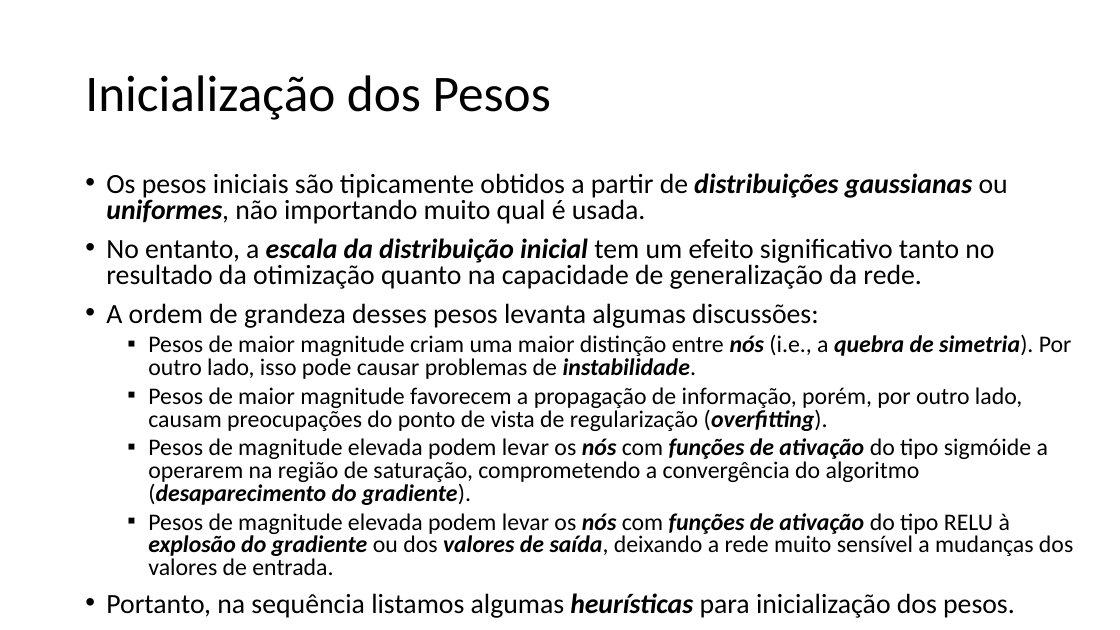
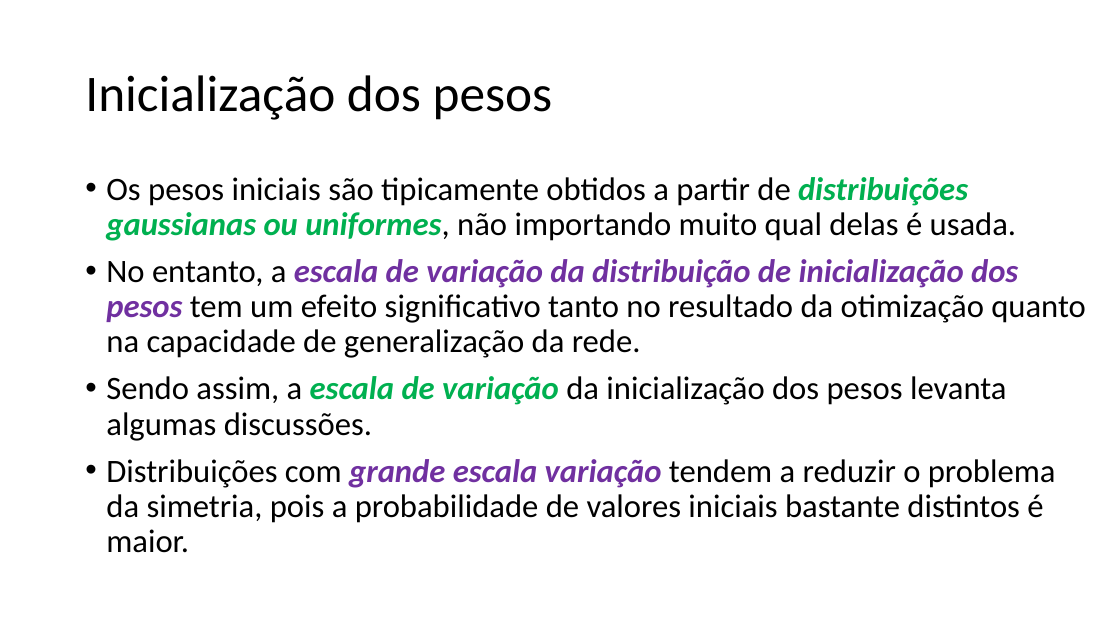
Before and after one commit to zz4fap/t320_aprendizado_de_maquina, a slide deck: slide 16 of slides/T320_Redes_Neurais_Artificiais (Parte IV).pptx (slide 18 before the commit). Drawn at 1120x630 pixels with LibreOffice and Linux fonts; fonts in the diff are those of the drawing. Boxes give left, top, right and bottom in pixels: in the first picture for what was removed or moved away, otherwise in the second. Text is boxed around its words. In the diff, an @@ line names an element or a change of style, - is before the commit and + after.

Commit message:
update of slides

```diff
--- a/slides/T320_Redes_Neurais_Artificiais (Parte IV).pptx
+++ b/slides/T320_Redes_Neurais_Artificiais (Parte IV).pptx
@@ title at [85, 75, 553, 120]: text changed @@
-Inicialização dos Pesos
+Inicialização dos pesos
@@ text at [106, 177, 1086, 553]: text changed; size 20.4 to 28 pt @@
-• Os pesos iniciais são tipicamente obtidos a partir de distribuições gaussianas ou uniformes, não importando muito qual é usada.
-• No entanto, a escala da distribuição inicial tem um efeito significativo tanto no resultado da otimização quanto na capacidade de generalização da rede.
-• A ordem de grandeza desses pesos levanta algumas discussões:
-  ▪ Pesos de maior magnitude criam uma maior distinção entre nós (i.e., a quebra de simetria). Por outro lado, isso pode causar problemas de instabilidade.
-  ▪ Pesos de maior magnitude favorecem a propagação de informação, porém, por outro lado, causam preocupações do ponto de vista de regularização (overfitting).
-  ▪ Pesos de magnitude elevada podem levar os nós com funções de ativação do tipo sigmóide a operarem na região de saturação, comprometendo a convergência do algoritmo (desaparecimento do gradiente).
-  ▪ Pesos de magnitude elevada podem levar os nós com funções de ativação do tipo RELU à explosão do gradiente ou dos valores de saída, deixando a rede muito sensível a mudanças dos valores de entrada.
-• Portanto, na sequência listamos algumas heurísticas para inicialização dos pesos.
+• Os pesos iniciais são tipicamente obtidos a partir de distribuições gaussianas ou uniformes, não importando muito qual delas é usada.
+• No entanto, a escala de variação da distribuição de inicialização dos pesos tem um efeito significativo tanto no resultado da otimização quanto na capacidade de generalização da rede.
+• Sendo assim, a escala de variação da inicialização dos pesos levanta algumas discussões.
+• Distribuições com grande escala variação tendem a reduzir o problema da simetria, pois a probabilidade de valores iniciais bastante distintos é maior.
```
Also in this commit, not shown: 4 other slides changed, 3 slides added, 4 slides removed, 1 other file.
